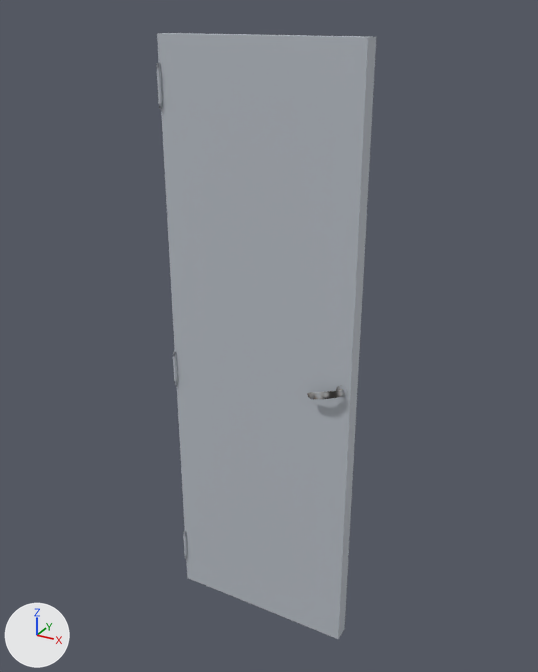
The Blender file lib/AWhiteDoor.blend as it was, and as the next commit left it.
Before and after are seen from a 50 mm lens placed at (0.96, -1.7, 1.844), pointed at (0.009, 0.029, 0.979). Lighting does not change. The marker at lower left points along +X, +Y and +Z.

The first picture shows 'WhiteDoor'.
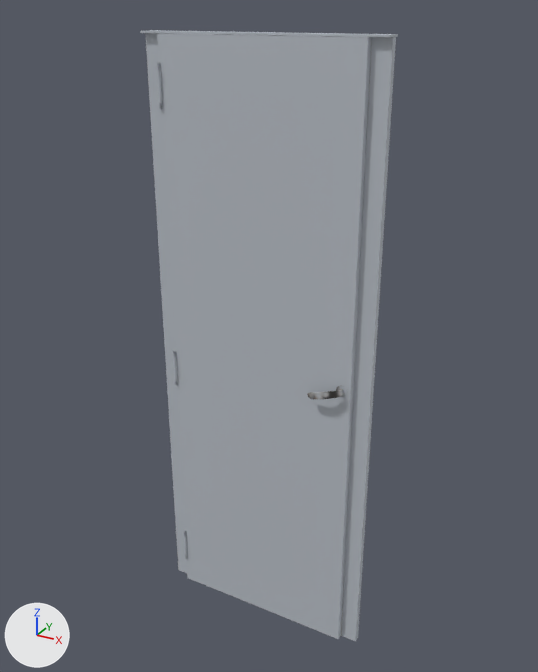
Scene script edits in JSON lines:
```json
{"block": "me_whitedoor", "where": "# used by ob_whitedoor; location = (0.0, 0.0, 0.0)"}
{"op": "remove", "block": "me_whitedoor", "code": "me_whitedoor.from_pydata(...)  # 3562 vertices, 3311 faces, 51 loose edges; spans x -0.29..0.29, y -0.06..0.03, z 0.01..1.79"}
{"op": "add", "block": "me_whitedoor", "code": "me_whitedoor.from_pydata(...)  # 3586 vertices, 3329 faces, 51 loose edges; spans x -0.35..0.34, y -0.06..0.03, z 0.01..1.79"}
{"block": "me_whitedoor", "change": "me_whitedoor part 1: a new loose piece, a box spanning x -0.341..-0.291, y -0.007..0.013, z 0.006..1.785, in mat_materialtabla (picture img_tablatexture)"}
{"block": "me_whitedoor", "change": "me_whitedoor part 2: a new loose piece, a box spanning x -0.3456..0.3413, y -0.0217..0.0233, z 1.786..1.791, in mat_materialtabla (picture img_tablatexture)"}
{"block": "me_whitedoor", "change": "me_whitedoor part 3: a new loose piece, a box spanning x 0.292..0.342, y -0.007..0.013, z 0.006..1.785, in mat_materialtabla (picture img_tablatexture)"}
{"block": "me_whitedoor", "change": "me_whitedoor part 4: 117 vertices moved within x -0.29..-0.28, y -0.03, z 0.77..0.89; 35 vertices removed from x -0.29, y -0.03, z 0.77..0.89; 35 vertices added at x -0.28, y -0.03, z 0.77..0.89"}
{"block": "me_whitedoor", "change": "me_whitedoor part 5: 691 kept faces spanning x -0.29..-0.28, y -0.03..-0.02, z 0.1..1.71 get new texture (UV) coordinates"}
```

Where the change shows, as pixel boxes [x1, y1, x2, y2] in the pictures (538 x 672 px; the box of a moved part takes in the faces that stretch with it):
```json
{"object": "WhiteDoor", "change": "reshaped", "before": [157, 33, 376, 639], "after": [140, 30, 398, 641], "on screen": "18% wider"}
{"part": 1, "of": "me_whitedoor", "change": "added", "after": [145, 33, 187, 573]}
{"part": 2, "of": "me_whitedoor", "change": "added", "after": [140, 30, 398, 37]}
{"part": 3, "of": "me_whitedoor", "change": "added", "after": [341, 37, 396, 641]}
{"part": 4, "of": "me_whitedoor", "change": "moved or reshaped", "before": [173, 351, 178, 384], "after": [173, 351, 178, 385]}
{"part": 5, "of": "me_whitedoor", "change": "surface changed", "before": [157, 64, 187, 557], "after": [157, 63, 186, 559]}
```
